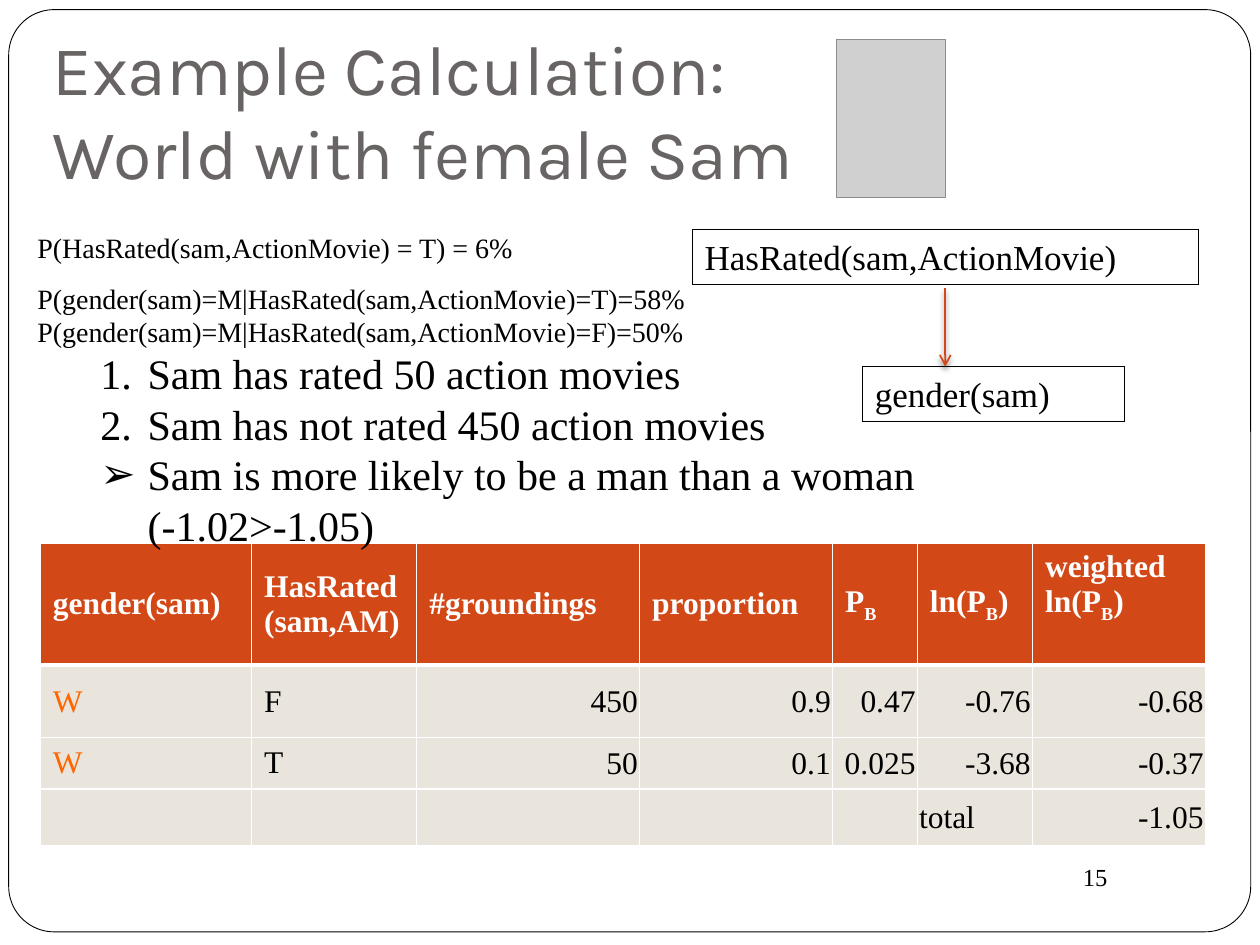
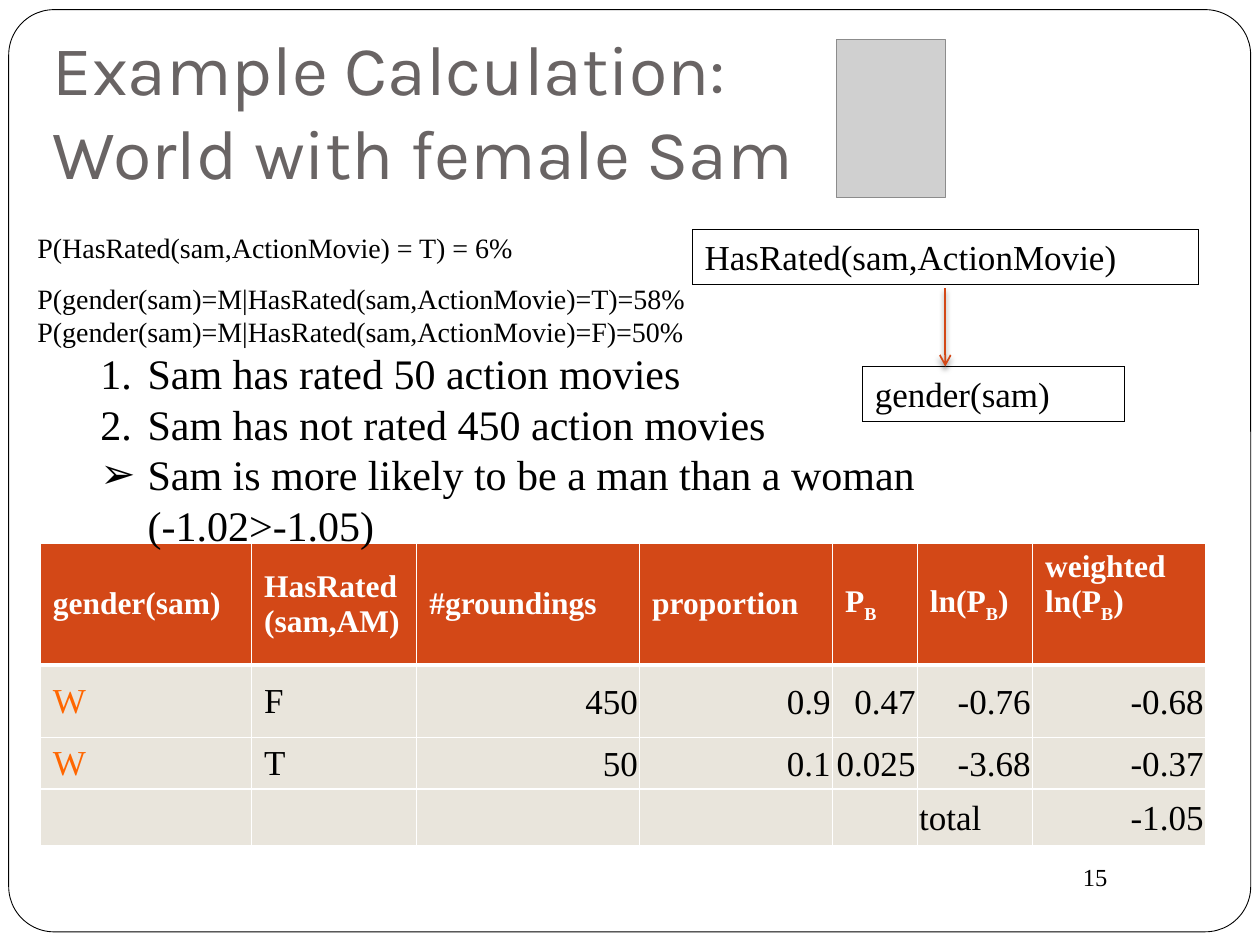
Before and after one commit to oschulte/srl-tutorial-slides, a slide deck: slide 15 of ch5-rel-bayes-net-classifier.pptx. Drawn at 1260x945 pixels with LibreOffice and Linux fonts; fonts in the diff are those of the drawing; grey boxes stand for pictures. Boxes give left, top, right and bottom in pixels: in the first picture for what was removed or moved away, otherwise in the second. Text is boxed around its words. In the diff, an @@ line names an element or a change of style, - is before the commit and + after.

```diff
--- a/ch5-rel-bayes-net-classifier.pptx
+++ b/ch5-rel-bayes-net-classifier.pptx
@@ table at (x1=40, y1=543, x2=1205, y2=853) @@
@@ size 18 to 20 pt in "W", "F", "450", "0.9" and 12 more places @@
```
Also in this commit, not shown: 13 other slides changed, 5 other files.
